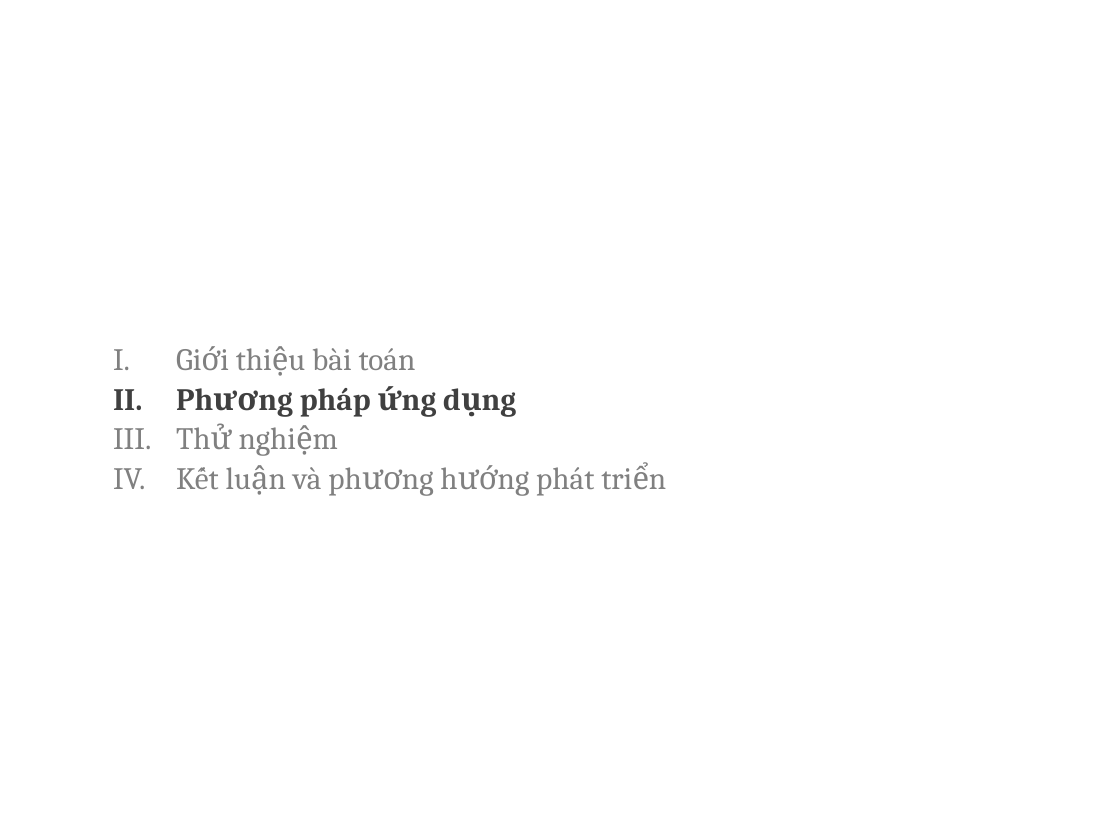
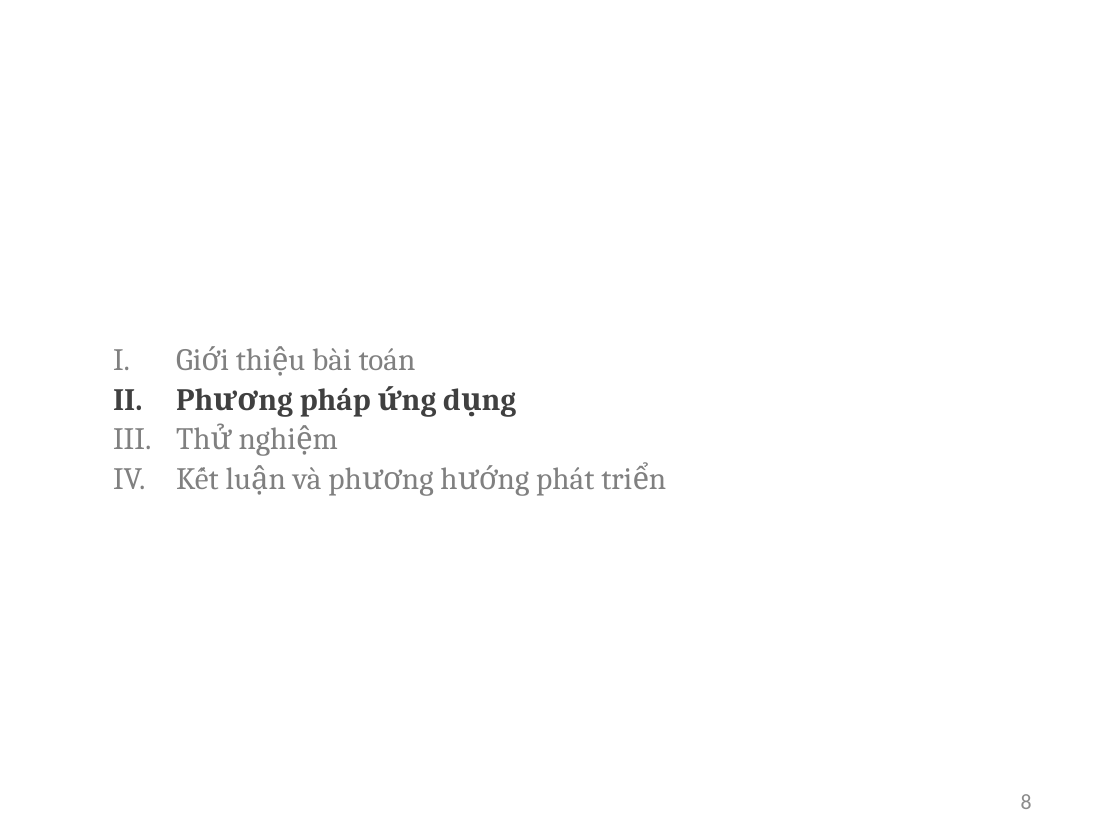
Before and after one commit to trungkien110298/thesis, a slide deck: slide 8 of slide.pptx. Drawn at 1120x840 pixels with LibreOffice and Linux fonts; fonts in the diff are those of the drawing; background and template pictures are left out. Boxes give left, top, right and bottom in pixels: in the first picture for what was removed or moved away, otherwise in the second. Text is boxed around its words. In the diff, an @@ line names an element or a change of style, - is before the commit and + after.

```diff
--- a/slide.pptx
+++ b/slide.pptx
@@ page number added at <box>1021,794,1032,809</box>, 14 pt, text #8C8C8C @@
+8
```
Also in this commit, not shown: 27 other slides changed, 1 slide removed, 7 other files.
